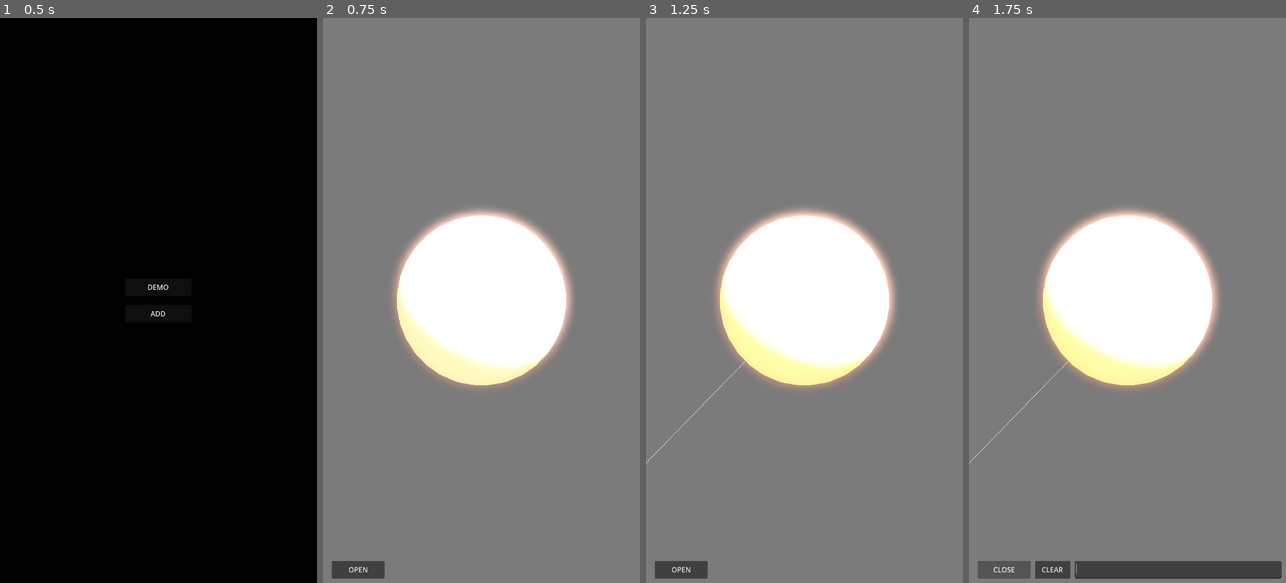
Above: before the commit, frames 1-4 (left to right).
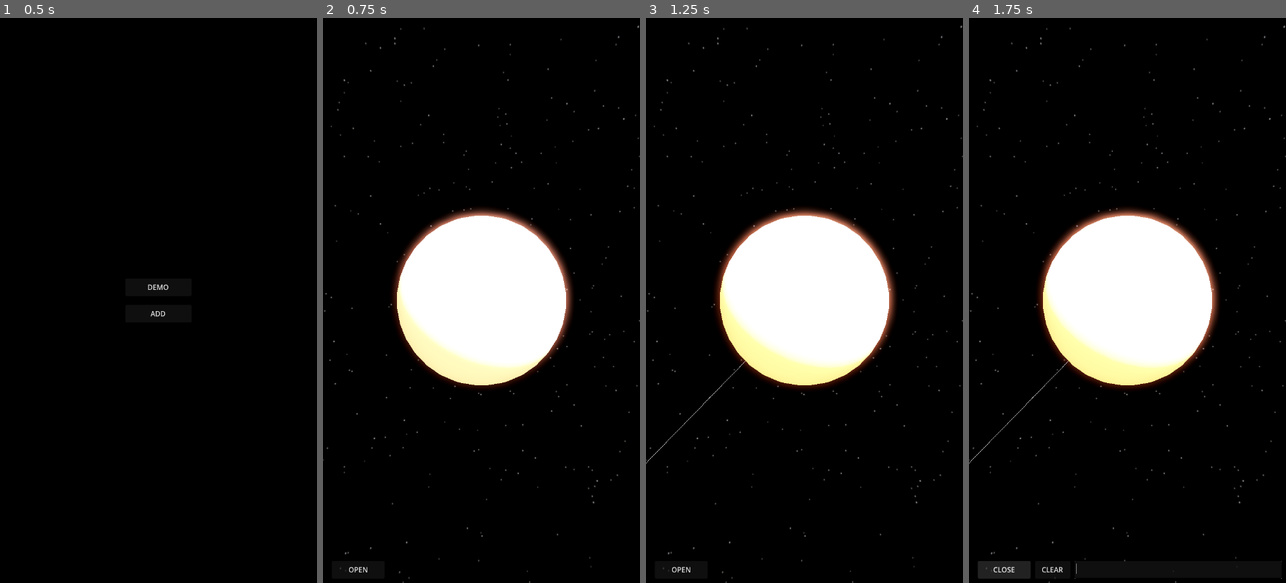
Above: after the commit, the same moments.

Repository: 0-5788719150923125/praxis
Game: Godot game, scene res://scenes/first_run.tscn
Same seed, same stepped clock (60 frames per second), same inputs: the game is played once before the commit and once after it.
Inputs:
- Up to frame 1 (0.5 s): no input
- Up to frame 2 (0.75 s): click "DEMO" at 0.5 s
- Up to frame 3 (1.25 s): no input
- Up to frame 4 (1.75 s): click "OPEN" at 1.25 s

Frame 1 is identical in both runs. In frame 2, 87% of the frame differs, in the area x 0-100%, y 0-100%; in frame 3, 87%; in frame 4, 87%.

Commit message:
fix orbital camera, and add starfield

Diff:
--- a/axis/scenes/main.tscn
+++ b/axis/scenes/main.tscn
@@ -1,8 +1,9 @@
-[gd_scene load_steps=5 format=3 uid="uid://br51t5kjmr3r2"]
+[gd_scene load_steps=6 format=3 uid="uid://br51t5kjmr3r2"]
 
 [ext_resource type="PackedScene" uid="uid://kkoitcxefsgc" path="res://scenes/chat_interface.tscn" id="1_s1yu4"]
 [ext_resource type="PackedScene" uid="uid://bgo7ackrcjpw3" path="res://scenes/neural_network.tscn" id="2_mdfsc"]
 [ext_resource type="Script" path="res://scripts/orbital_camera.gd" id="3_orbital"]
+[ext_resource type="Script" path="res://scripts/starfield_sky.gd" id="4_3dn7x"]
 
 [sub_resource type="Environment" id="Environment_7l4kd"]
 background_mode = 1
@@ -33,6 +34,9 @@
 size = Vector2i(720, 1280)
 render_target_update_mode = 4
 
+[node name="Skybox" type="Node3D" parent="SubViewportContainer/SubViewport"]
+script = ExtResource("4_3dn7x")
+
 [node name="Camera3D" type="Camera3D" parent="SubViewportContainer/SubViewport"]
 transform = Transform3D(1, 0, 0, 0, 1, 0, 0, 0, 1, 0, 0, 4)
 current = true
--- a/axis/scripts/orbital_camera.gd
+++ b/axis/scripts/orbital_camera.gd
@@ -55,31 +55,38 @@
 func _ready() -> void:
 	camera_distance = initial_distance
 	rotation_quaternion = Quaternion.IDENTITY
+	# Initialize current_orbit_point if focus_target is set
+	if focus_target:
+		current_orbit_point = focus_target.global_position
 	_update_camera_position()
 
 func _process(delta: float) -> void:
-	if not transition_tween or not transition_tween.is_running():
-		# Apply rotation physics
-		if rotation_velocity.length() > min_rotation_speed:
-			var speed = rotation_velocity.length()
-			var total_damping = base_damping - (velocity_dependent_damping * speed)
-			total_damping = clamp(total_damping, 0.9, 0.999)
-			rotation_velocity *= total_damping
-			_apply_rotation(rotation_velocity * delta)
-
-		# Apply zoom physics
-		if abs(zoom_velocity) > min_zoom_speed:
-			var speed = abs(zoom_velocity)
-			var total_damping = zoom_base_damping - (zoom_velocity_damping * speed)
-			total_damping = clamp(total_damping, 0.9, 0.999)
-			zoom_velocity *= total_damping
-			_apply_zoom(zoom_velocity * delta)
-
+	# Always apply rotation physics
+	if rotation_velocity.length() > min_rotation_speed:
+		var speed = rotation_velocity.length()
+		var total_damping = base_damping - (velocity_dependent_damping * speed)
+		total_damping = clamp(total_damping, 0.9, 0.999)
+		rotation_velocity *= total_damping
+		_apply_rotation(rotation_velocity * delta)
+
+	# Always apply zoom physics
+	if abs(zoom_velocity) > min_zoom_speed:
+		var speed = abs(zoom_velocity)
+		var total_damping = zoom_base_damping - (zoom_velocity_damping * speed)
+		total_damping = clamp(total_damping, 0.9, 0.999)
+		zoom_velocity *= total_damping
+		_apply_zoom(zoom_velocity * delta)
+
+	# Update target orbit point
 	if focus_target:
 		target_orbit_point = focus_target.global_position
+
+		# Update current orbit point when not transitioning
 		if not transition_tween or not transition_tween.is_running():
 			current_orbit_point = target_orbit_point
-			position = _calculate_camera_position(current_orbit_point)
+
+	# Always calculate position based on current orbit point
+	position = _calculate_camera_position(current_orbit_point)
 
 	# Set the camera's transform
 	transform = Transform3D(Basis(rotation_quaternion), position)
@@ -147,9 +154,8 @@
 	rotation_quaternion = rotation_quaternion.normalized()
 
 func _update_camera_position() -> void:
-	var target_pos = focus_target.global_position if focus_target else Vector3.ZERO
-	var offset = rotation_quaternion * Vector3(0, 0, camera_distance)
-	position = target_pos + offset
+	# This function may now be redundant since we always calculate position in _process
+	pass
 
 func set_focus_target(new_target: Node3D) -> void:
 	if focus_target == new_target:
@@ -169,12 +175,11 @@
 	transition_tween.set_ease(Tween.EASE_OUT)
 	transition_tween.set_trans(Tween.TRANS_CUBIC)
 
-	var final_position = _calculate_camera_position(target_orbit_point)
-	var bounce_position = final_position + (final_position - position) * bounce_factor
-
-	transition_tween.tween_property(self, "current_orbit_point", target_orbit_point, travel_time * 0.7)
-	transition_tween.parallel().tween_property(self, "position", bounce_position, travel_time * 0.7)
-	transition_tween.chain().tween_property(self, "position", final_position, travel_time * 0.3)
+	var bounce_point = target_orbit_point + (target_orbit_point - current_orbit_point) * bounce_factor
+
+	# Tween the current_orbit_point to the bounce point and then to the target
+	transition_tween.tween_property(self, "current_orbit_point", bounce_point, travel_time * 0.7)
+	transition_tween.chain().tween_property(self, "current_orbit_point", target_orbit_point, travel_time * 0.3)
 
 func _input(event: InputEvent) -> void:
 	# Handle mouse orbit
--- /dev/null
+++ b/axis/scripts/starfield_sky.gd
@@ -0,0 +1,110 @@
+extends Node3D
+
+const TEXTURE_WIDTH = 2048  # Increased resolution
+const TEXTURE_HEIGHT = 1024  # Maintain 2:1 ratio for panoramic
+const STAR_COUNT = 4000  # More stars
+const STAR_SIZE_RANGES = [
+	Vector2(0.5, 0.8),  # Tiny stars (most common)
+	Vector2(0.8, 1.2),  # Small stars
+	Vector2(1.2, 1.5)   # Medium stars (rare)
+]
+const STAR_SIZE_WEIGHTS = [  # Probability weights for each size range
+	0.7,  # 70% tiny stars
+	0.25, # 25% small stars
+	0.05  # 5% medium stars
+]
+const STAR_COLORS = [
+	Color(1.0, 1.0, 1.0, 0.8),    # Dimmer white
+	Color(0.95, 0.95, 1.0, 0.7),  # Very slight blue
+	Color(1.0, 0.98, 0.95, 0.7),  # Very slight yellow
+	Color(0.98, 0.95, 0.95, 0.6)  # Very slight red
+]
+
+func _ready():
+	call_deferred("create_starfield_sky")
+
+func create_starfield_sky():
+	var image = Image.create(TEXTURE_WIDTH, TEXTURE_HEIGHT, false, Image.FORMAT_RGBA8)
+	image.fill(Color(0, 0, 0, 1))
+
+	var rng = RandomNumberGenerator.new()
+	rng.randomize()
+
+	# Generate stars with position correction for panoramic projection
+	for _i in range(STAR_COUNT):
+		# Select star size range based on weights
+		var size_range_idx = _weighted_random_index(STAR_SIZE_WEIGHTS, rng)
+		var size_range = STAR_SIZE_RANGES[size_range_idx]
+
+		# Get random position with panoramic correction
+		var phi = rng.randf() * TAU  # Longitude (0 to 2π)
+		var theta = acos(2 * rng.randf() - 1)  # Latitude (0 to π)
+
+		# Convert spherical coordinates to panoramic UV
+		var x = int((phi / TAU) * TEXTURE_WIDTH) % TEXTURE_WIDTH
+		var y = int((theta / PI) * TEXTURE_HEIGHT)
+
+		# Adjust size based on latitude to prevent stretching
+		var size = rng.randf_range(size_range.x, size_range.y)
+		size *= sin(theta)  # Reduce size near poles
+
+		var color = STAR_COLORS[rng.randi() % STAR_COLORS.size()]
+
+		# Add some variance to star brightness
+		color.a *= rng.randf_range(0.5, 1.0)
+
+		draw_star(image, x, y, size, color)
+
+	var texture = ImageTexture.create_from_image(image)
+
+	var sky_material = PanoramaSkyMaterial.new()
+	sky_material.panorama = texture
+
+	var sky = Sky.new()
+	sky.sky_material = sky_material
+
+	var world_env = get_node("../WorldEnvironment")
+	if world_env and world_env.environment:
+		world_env.environment.background_mode = Environment.BG_SKY
+		world_env.environment.sky = sky
+		world_env.environment.ambient_light_source = Environment.AMBIENT_SOURCE_SKY
+		world_env.environment.ambient_light_sky_contribution = 0.1  # Reduced ambient contribution
+		world_env.environment.background_energy_multiplier = 1.0  # Normalized brightness
+
+func draw_star(image: Image, center_x: int, center_y: int, size: float, color: Color):
+	var radius = ceil(size)
+	var start_x = max(0, center_x - radius)
+	var end_x = min(TEXTURE_WIDTH - 1, center_x + radius)
+	var start_y = max(0, center_y - radius)
+	var end_y = min(TEXTURE_HEIGHT - 1, center_y + radius)
+
+	for y in range(start_y, end_y + 1):
+		for x in range(start_x, end_x + 1):
+			var distance = Vector2(center_x, center_y).distance_to(Vector2(x, y))
+			if distance <= size:
+				var alpha = pow(1.0 - (distance / size), 3)  # Stronger falloff for sharper stars
+				var pixel_color = Color(
+					color.r,
+					color.g,
+					color.b,
+					color.a * alpha * 0.8  # Overall dimmer stars
+				)
+
+				# Blend with existing pixel for better star overlap
+				var existing = image.get_pixel(x, y)
+				image.set_pixel(x, y, existing.blend(pixel_color))
+
+func _weighted_random_index(weights: Array, rng: RandomNumberGenerator) -> int:
+	var total_weight = 0.0
+	for weight in weights:
+		total_weight += weight
+
+	var random_value = rng.randf() * total_weight
+	var current_weight = 0.0
+
+	for i in range(weights.size()):
+		current_weight += weights[i]
+		if random_value <= current_weight:
+			return i
+
+	return weights.size() - 1
